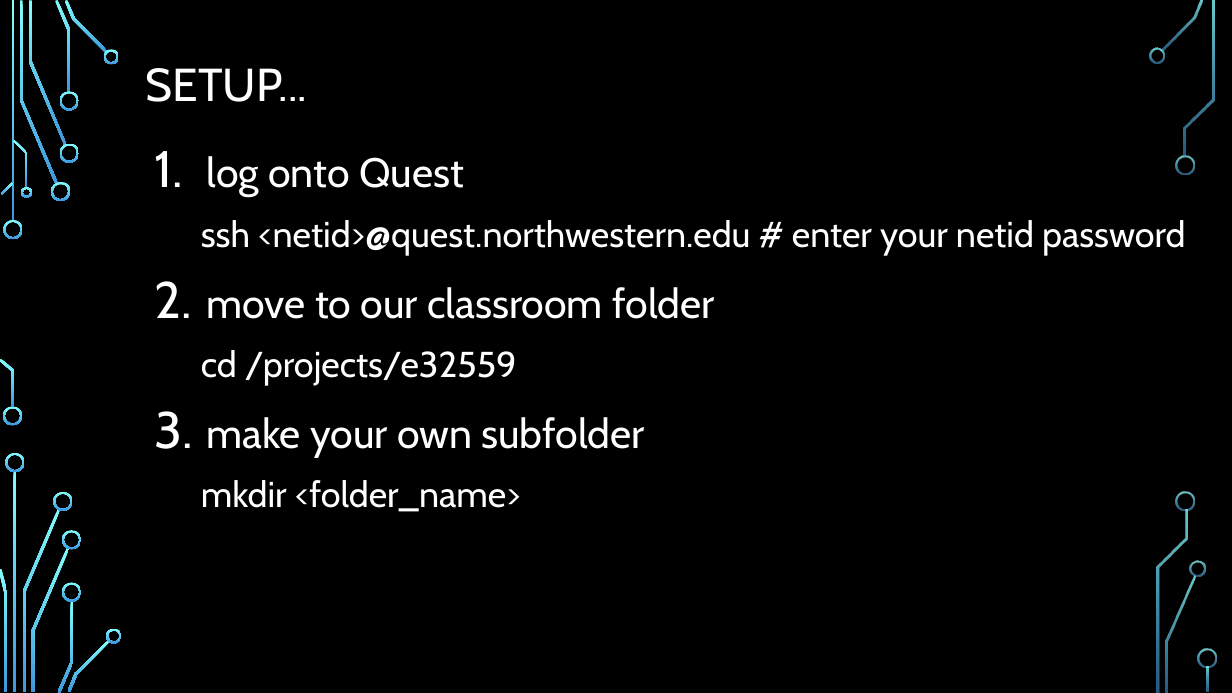
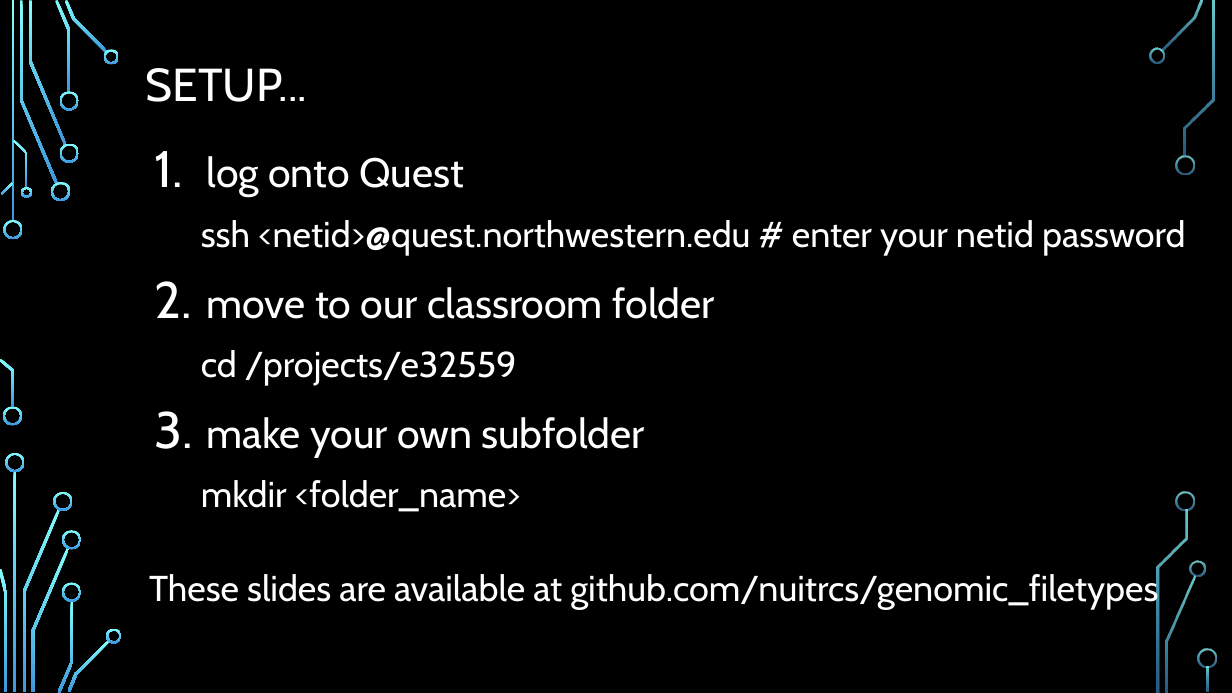
Before and after one commit to nuitrcs/genomic_filetypes, a slide deck: slide 5 of FiletypesAndQualityControl.pptx. Drawn at 1232x693 pixels with LibreOffice and Linux fonts; fonts in the diff are those of the drawing; background and template pictures are left out. Boxes give left, top, right and bottom in pixels: in the first picture for what was removed or moved away, otherwise in the second. Text is boxed around its words. In the diff, an @@ line names an element or a change of style, - is before the commit and + after.

Commit message:
added github url to slides

```diff
--- a/FiletypesAndQualityControl.pptx
+++ b/FiletypesAndQualityControl.pptx
@@ text added at box(149, 570, 1158, 609), 28 pt, text #FFFFFF @@
+  These slides are available at github.com/nuitrcs/genomic_filetypes
```
